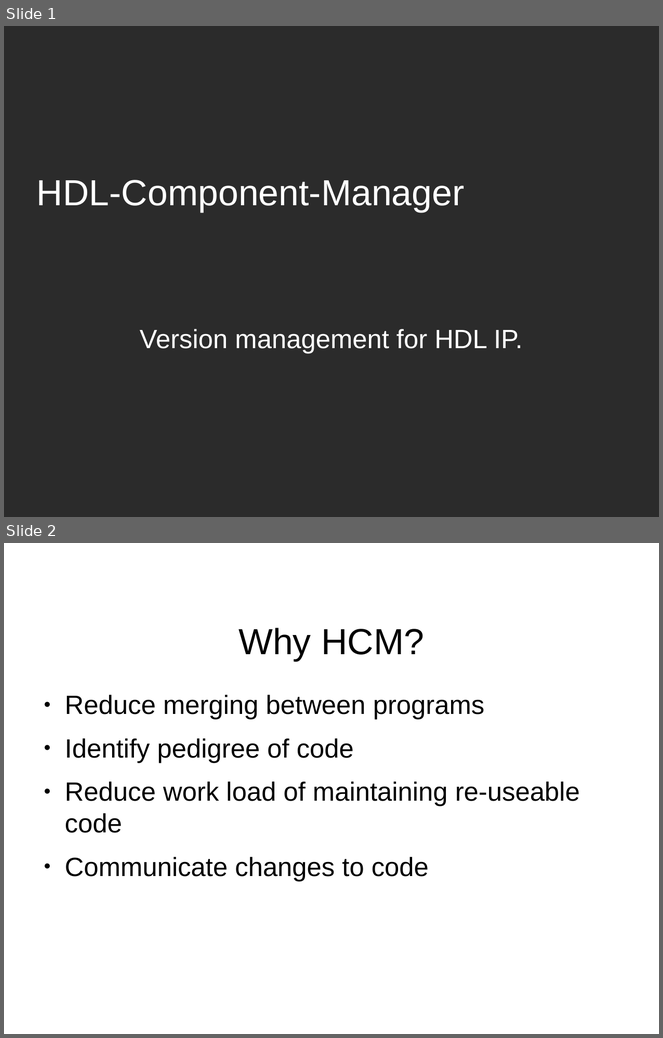
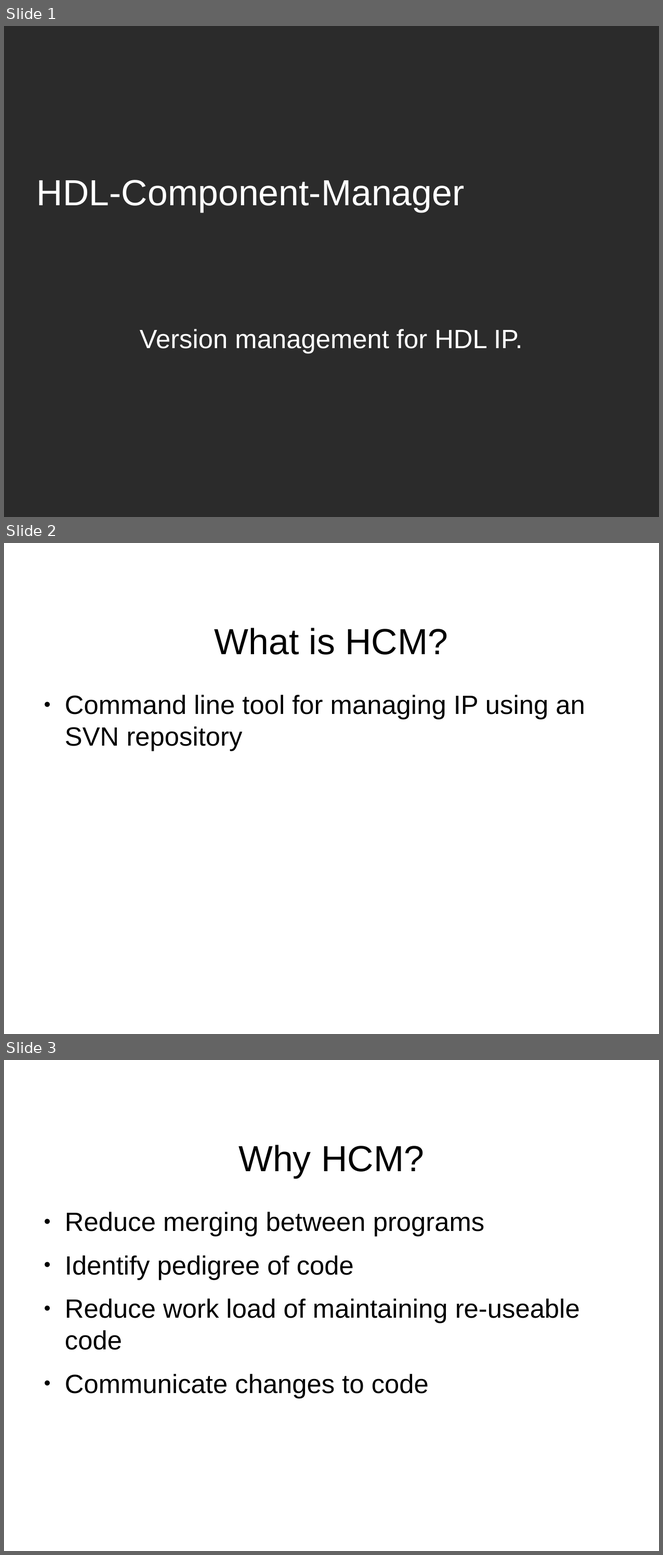
Before and after one commit to jeremiah-c-leary/hdl-component-manager, a slide deck: docs/presentations/hdl-component-manager.odp. Shown one above the other, each under a label of ours: slides 1 and 2 before the commit, slides 1, 2 and 3 after it. The pictures are 663x1038 and 663x1555 pixels, drawn with LibreOffice and Linux fonts; fonts in the diff are those of the drawing; background and template pictures are left out; a plain dark background stands for a picture behind light text. Boxes give left, top, right and bottom in pixels: in the first picture for what was removed or moved away, otherwise in the second. Text is boxed around its words. In the diff, an @@ line names an element or a change of style, - is before the commit and + after.

```diff
--- a/docs/presentations/hdl-component-manager.odp
+++ b/docs/presentations/hdl-component-manager.odp
@@ slide 2 added at (4,543,659,1034), background #FFFFFF @@
@@ title added at (215,628,449,655), 44 pt, text #000000 @@
+What is HCM?
@@ text added at (65,695,585,752), 32 pt, text #000000 @@
+● Command line tool for managing IP using an SVN repository
@@ what was slide 2 is now slide 3 @@
```
Also in this commit, not shown: 8 slides changed.
